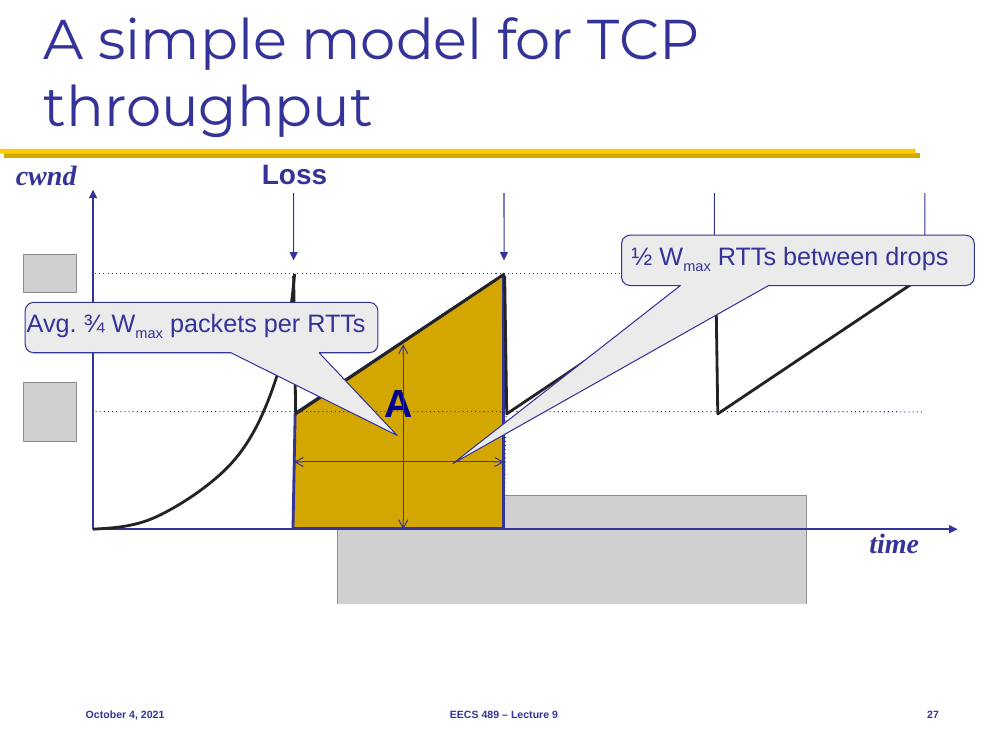
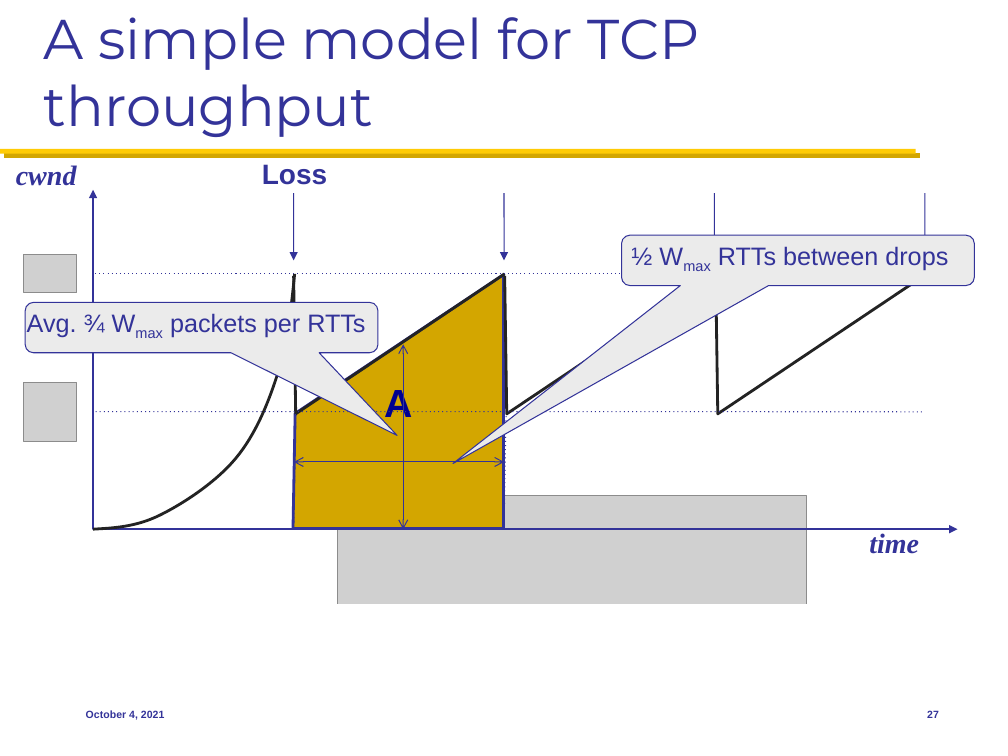
Before and after one commit to mosharaf/eecs489, a slide deck: slide 27 of Slides/100421.pptx. Drawn at 1008x756 pixels with LibreOffice and Linux fonts; fonts in the diff are those of the drawing; grey boxes stand for pictures. Boxes give left, top, right and bottom in pixels: in the first picture for what was removed or moved away, otherwise in the second. Text is boxed around its words. In the diff, an @@ line names an element or a change of style, - is before the commit and + after.

Commit message:
Updates to Oct 4 slides

```diff
--- a/Slides/100421.pptx
+++ b/Slides/100421.pptx
@@ text removed at [450, 710, 558, 721] @@
-EECS 489 – Lecture 9
```
